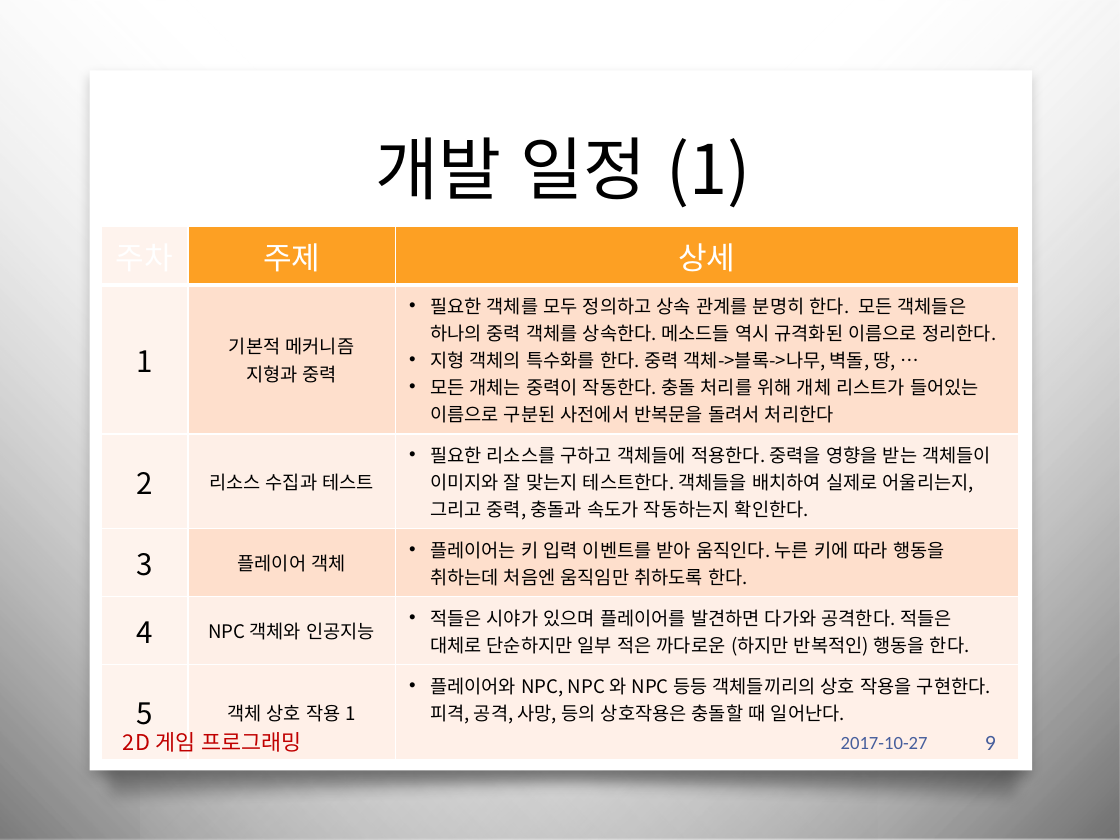
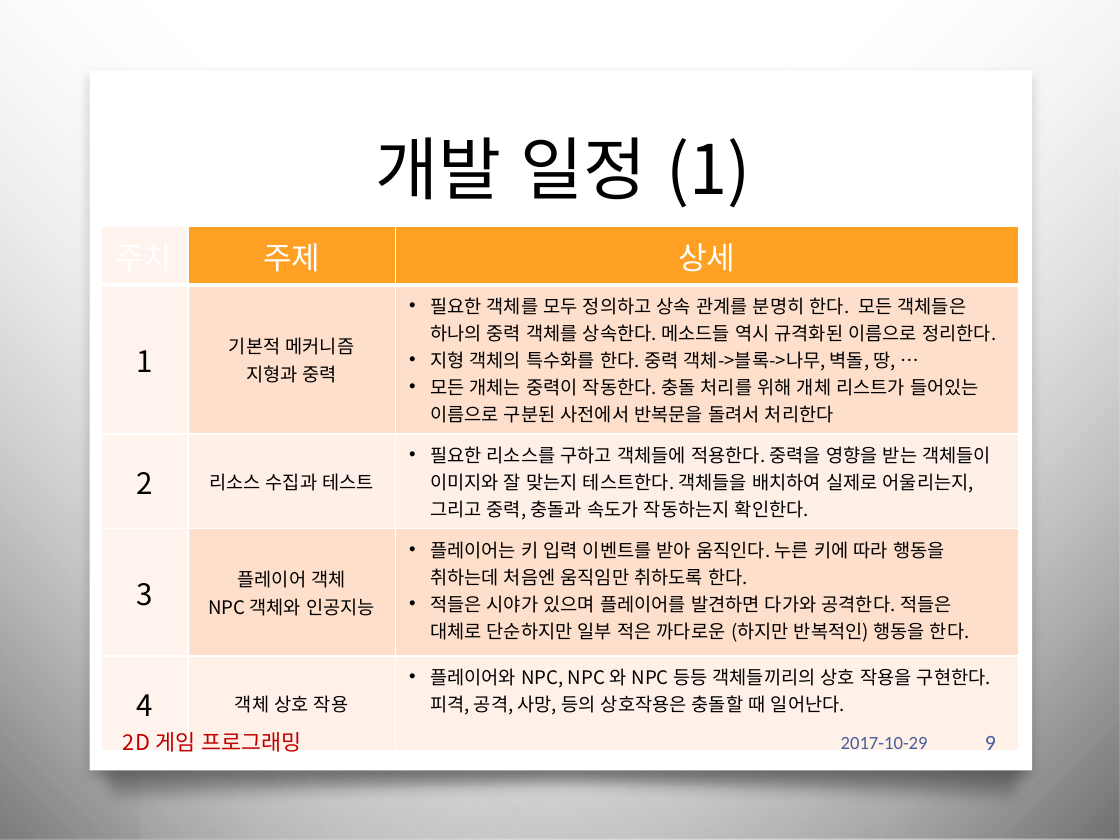
Before and after one commit to iconstudio/2017-Platformer, a slide deck: slide 9 of slides/2016180042_진윤성_2DGP_1차발표.pptx. Drawn at 1120x840 pixels with LibreOffice and Linux fonts; fonts in the diff are those of the drawing; background and template pictures are left out. Boxes give left, top, right and bottom in pixels: in the first picture for what was removed or moved away, otherwise in the second. Text is boxed around its words. In the diff, an @@ line names an element or a change of style, - is before the commit and + after.

```diff
--- a/slides/2016180042_진윤성_2DGP_1차발표.pptx
+++ b/slides/2016180042_진윤성_2DGP_1차발표.pptx
@@ table at <box>102,226,1018,720</box> @@
-row 4: 3 | 플레이어 객체 | 플레이어는 키 입력 이벤트를 받아 움직인다. 누른 키에 따라 행동을 취하는데 처음엔 움직임만 취하도록 한다.
-row 5: 4 | NPC 객체와 인공지능 | 적들은 시야가 있으며 플레이어를 발견하면 다가와 공격한다. 적들은 대체로 단순하지만 일부 적은 까다로운 (하지만 반복적인) 행동을 한다.
-row 6: 5 | 객체 상호 작용 1 | 플레이어와 NPC, NPC 와 NPC 등등 객체들끼리의 상호 작용을 구현한다. 피격, 공격, 사망, 등의 상호작용은 충돌할 때 일어난다.
+row 4: 3 | 플레이어 객체 / NPC 객체와 인공지능 | 플레이어는 키 입력 이벤트를 받아 움직인다. 누른 키에 따라 행동을 취하는데 처음엔 움직임만 취하도록 한다. / 적들은 시야가 있으며 플레이어를 발견하면 다가와 공격한다. 적들은 대체로 단순하지만 일부 적은 까다로운 (하지만 반복적인) 행동을 한다.
+row 5: 4 | 객체 상호 작용 | 플레이어와 NPC, NPC 와 NPC 등등 객체들끼리의 상호 작용을 구현한다. 피격, 공격, 사망, 등의 상호작용은 충돌할 때 일어난다.
@@ text at <box>841,737,928,749</box>: text changed @@
-2017-10-27
+2017-10-29
```
Also in this commit, not shown: 9 other slides changed, 1 other file.
